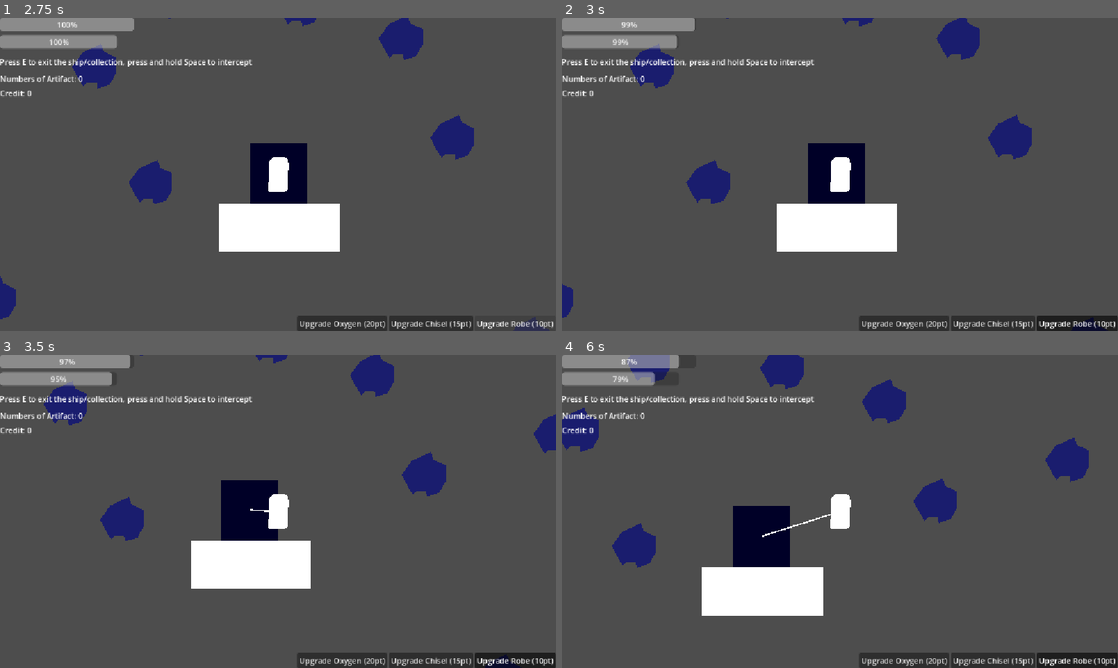
Above: before the commit, frames 1-4 (two rows, left to right).
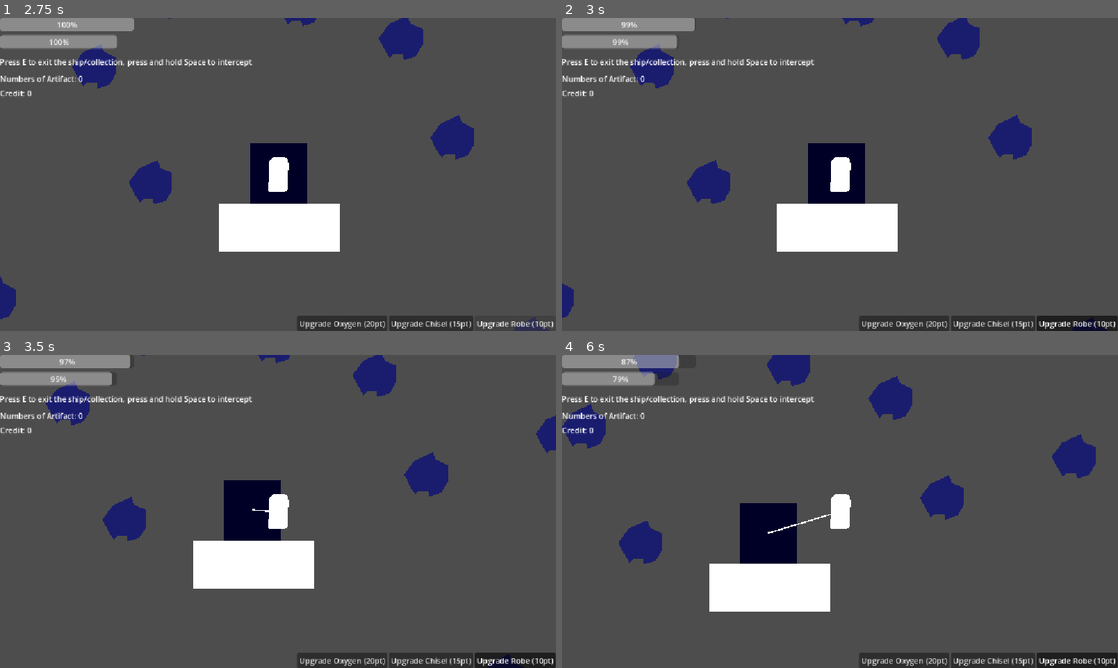
Above: after the commit, the same moments.

Repository: sirakit/Godot_Game_Jam_Project
Game: Godot game, scene res://Scenes/space.tscn
Same seed, same stepped clock (60 frames per second), same inputs: the game is played once before the commit and once after it.
Inputs:
- Up to frame 1 (2.75 s): click "Upgrade Oxygen (20pt)" at 0.5 s; click "Upgrade Chisel (15pt)" at 1.25 s; click "Upgrade Robe (10pt)" at 2 s
- Up to frame 2 (3 s): tap E (interact) at 2.75 s; hold D (move_right) from 2.78 s (still down); hold Space (chisel) from 2.78 s (still down)
- Up to frame 3 (3.5 s): keep holding D (move_right); keep holding Space (chisel)
- Up to frame 4 (6 s): tap E (interact) at 3.5, 4.25, 4.35, 5, 5.75 s; release D (move_right) at 3.53 s; release Space (chisel) at 3.53 s; hold S (move_down) 3.53-4.28 s; tap Space (chisel) at 3.6, 5.1 s; hold D (move_right) 4.28-5.03 s; hold Space (chisel) 4.28-5.03 s; hold W (move_up) 5.03-5.78 s; hold A (move_left) from 5.78 s (still down); hold Space (chisel) from 5.78 s (still down)

Frame 1 is identical in both runs. In frame 2, 0.1% of the frame differs, in the area x 0-85%, y 0-96%; in frame 3, 0.9%; in frame 4, 3.5%, in the area x 0-96%, y 0-84%.

Commit message:
Move GD

Diff:
--- a/Game.gd
+++ /dev/null
@@ -1,72 +0,0 @@
-extends Node
-
-signal oxygen_changed(value, max_value)
-signal tether_changed(value, max_value)
-signal points_changed(value)
-signal artifacts_changed(count)
-signal trip_ended()
-
-var oxygen_max: float = 100.0
-var oxygen: float = 100.0
-var oxygen_drain_rate: float = 4.0      # ต่อวินาที ตอนอยู่นอกยาน
-
-var tether_time_max: float = 15.0
-var tether_time: float = 15.0
-
-var chisel_strength: float = 1.0
-var drill_strength: float = 1.0
-
-var points: int = 0
-var carried_artifacts: Array = []       # [{name, value}]
-var is_outside: bool = false
-
-func reset_trip():
-	oxygen = oxygen_max
-	tether_time = tether_time_max
-	emit_signal("oxygen_changed", oxygen, oxygen_max)
-	emit_signal("tether_changed", tether_time, tether_time_max)
-
-func start_outside():
-	is_outside = true
-	reset_trip()
-
-func dock():
-	is_outside = false
-	for a in carried_artifacts:
-		points += int(a["value"])
-	carried_artifacts.clear()
-	emit_signal("points_changed", points)
-	emit_signal("artifacts_changed", carried_artifacts.size())
-	emit_signal("trip_ended")
-
-func add_artifact(art_data: Dictionary):
-	carried_artifacts.append(art_data)
-	emit_signal("artifacts_changed", carried_artifacts.size())
-
-func tick(delta: float):
-	if is_outside:
-		oxygen = max(0.0, oxygen - oxygen_drain_rate * delta)
-		tether_time = max(0.0, tether_time - delta)
-		emit_signal("oxygen_changed", oxygen, oxygen_max)
-		emit_signal("tether_changed", tether_time, tether_time_max)
-
-func should_retract() -> bool:
-	return tether_time <= 0.0 or oxygen <= 0.0
-
-func upgrade_oxygen():
-	if points >= 20:
-		points -= 20
-		oxygen_max += 40
-		emit_signal("points_changed", points)
-
-func upgrade_chisel():
-	if points >= 15:
-		points -= 15
-		chisel_strength += 1
-		emit_signal("points_changed", points)
-
-func upgrade_tether():
-	if points >= 10:
-		points -= 10
-		tether_time_max += 10.0
-		emit_signal("points_changed", points)
--- a/Scenes/space.tscn
+++ b/Scenes/space.tscn
@@ -2,7 +2,7 @@
 
 [ext_resource type="PackedScene" uid="uid://bhb1vey30wsvl" path="res://Scenes/player.tscn" id="1_0ll74"]
 [ext_resource type="PackedScene" uid="uid://v5tj4dkrr3nd" path="res://Scenes/ship.tscn" id="1_2fo43"]
-[ext_resource type="Script" uid="uid://brueuaot3k5fq" path="res://Scenes/space.gd" id="1_va77k"]
+[ext_resource type="Script" uid="uid://brueuaot3k5fq" path="res://Scripts/space.gd" id="1_va77k"]
 [ext_resource type="PackedScene" uid="uid://div5cflstw8r3" path="res://Scenes/meteorite.tscn" id="3_wnfdr"]
 [ext_resource type="Script" uid="uid://0i87qthaqe4o" path="res://Scripts/UI.gd" id="5_bj3u6"]
 
--- a/Scripts/Game.gd
+++ b/Scripts/Game.gd
@@ -56,17 +56,17 @@
 func upgrade_oxygen():
 	if points >= 20:
 		points -= 20
-		oxygen_max += 20.0
+		oxygen_max += 40
 		emit_signal("points_changed", points)
 
 func upgrade_chisel():
-	if points >= 20:
-		points -= 20
-		chisel_strength += 0.5
+	if points >= 15:
+		points -= 15
+		chisel_strength += 1
 		emit_signal("points_changed", points)
 
 func upgrade_tether():
-	if points >= 20:
-		points -= 20
-		tether_time_max += 5.0
+	if points >= 10:
+		points -= 10
+		tether_time_max += 10.0
 		emit_signal("points_changed", points)
--- a/Scripts/player.gd
+++ b/Scripts/player.gd
@@ -1,6 +1,6 @@
 extends CharacterBody2D
 
-@export var thrust_speed: float = 600.0
+@export var thrust_speed: float = 550.0
 @export var damping: float = 0.92
 @export var retract_speed_mult: float = 2.0
 
Not shown, removed: Game.gd.uid
Not shown, changed: Scripts/Game.gd.uid
Renamed: Scenes/space.gd -> Scripts/space.gd
Renamed: Scenes/space.gd.uid -> Scripts/space.gd.uid
